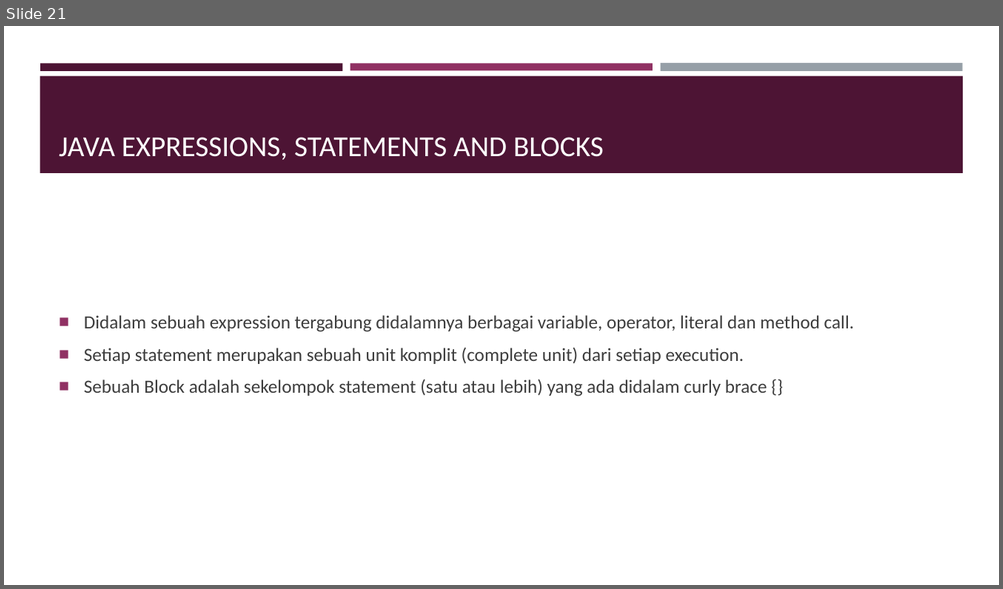
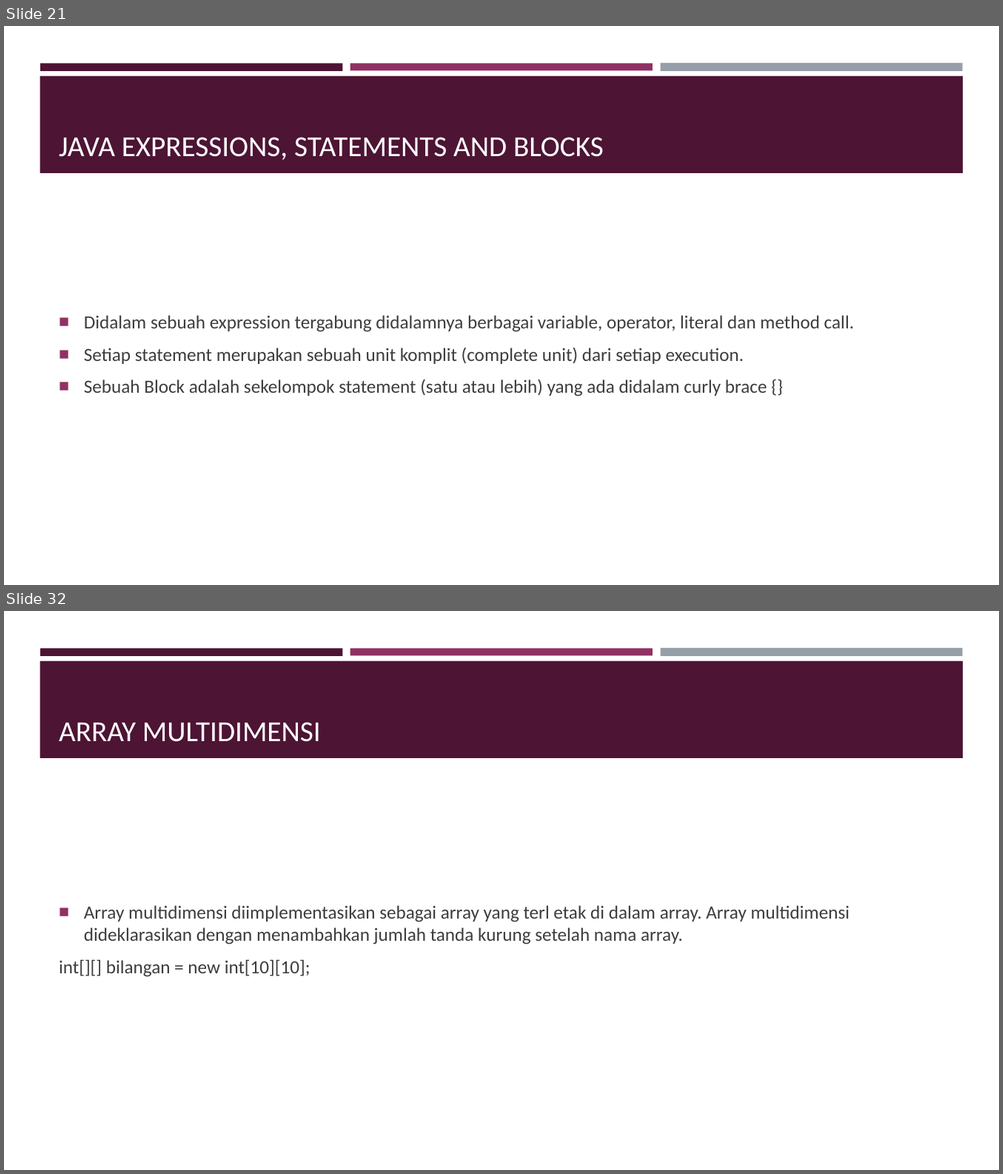
Before and after one commit to ahmadcahyana/bootcamp_java_fundamental, a slide deck: Bootcamp.pptx. Shown one above the other, each under a label of ours: slide 21 before the commit, slides 21 and 32 after it; the slides between them are not shown. The pictures are 1003x589 and 1003x1174 pixels, drawn with LibreOffice and Linux fonts; fonts in the diff are those of the drawing. Boxes give left, top, right and bottom in pixels: in the first picture for what was removed or moved away, otherwise in the second. Text is boxed around its words. In the diff, an @@ line names an element or a change of style, - is before the commit and + after.

```diff
--- a/Bootcamp.pptx
+++ b/Bootcamp.pptx
@@ slide 32 added at (4,611,999,1170), background #FFFFFF; not listed: 4 template elements that a slide beside it also shows @@
@@ title added at (59,722,321,742), 28 pt, text #FFFFFF @@
+ARRAY MULTIDIMENSI
@@ text added at (59,906,850,977), 18 pt, text #3D3D3D @@
+■ Array multidimensi diimplementasikan sebagai array yang terl etak di dalam array. Array multidimensi dideklarasikan dengan menambahkan jumlah tanda kurung setelah nama array.
+int[][] bilangan = new int[10][10];
```
Also in this commit, not shown: 10 other slides added, 2 other files.
